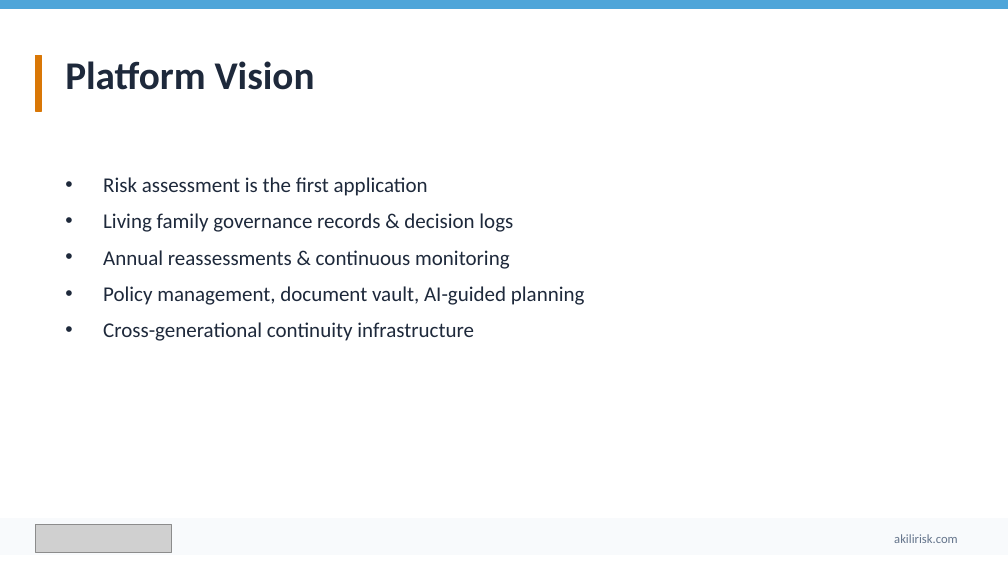
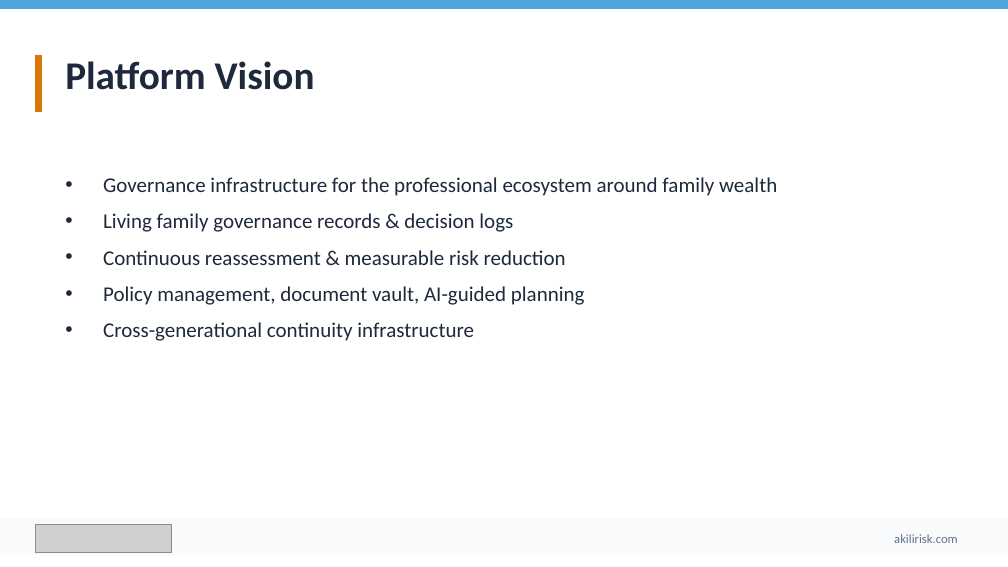
Before and after one commit to ebillyweb/AKILIRisk, a slide deck: slide 15 of docs/pitch-decks/Akili-Product-Deck.pptx (slide 14 before the commit). Drawn at 1008x567 pixels with LibreOffice and Linux fonts; fonts in the diff are those of the drawing; grey boxes stand for pictures. Boxes give left, top, right and bottom in pixels: in the first picture for what was removed or moved away, otherwise in the second. Text is boxed around its words. In the diff, an @@ line names an element or a change of style, - is before the commit and + after.

Commit message:
refactor: update pitch deck content and positioning for professional firms
- Revised the pitch deck to emphasize AKILI as a governance intelligence platform for affluent families and the professional firms that serve them, rather than solely for wealth advisors.
- Updated key messaging across multiple slides to reflect a unified approach to family governance, highlighting the collaborative role of various professionals (CPAs, estate attorneys, etc.) in managing family risk.
- Enhanced descriptions of the product's features and benefits to align with the new positioning, ensuring clarity on the platform's value proposition for both families and professional firms.
- Adjusted the business model and market segmentation to better represent the diverse professional audience and their specific needs.
- Made corresponding updates to related documentation and outreach templates to maintain consistency in messaging.

```diff
--- a/docs/pitch-decks/Akili-Product-Deck.pptx
+++ b/docs/pitch-decks/Akili-Product-Deck.pptx
@@ text at (x1=103, y1=177, x2=777, y2=196): text changed @@
-• Risk assessment is the first application
+• Governance infrastructure for the professional ecosystem around family wealth
@@ text at (x1=103, y1=250, x2=566, y2=265): text changed @@
-• Annual reassessments & continuous monitoring
+• Continuous reassessment & measurable risk reduction
```
Also in this commit, not shown: 13 other slides changed, 1 slide added, 19 other files.
